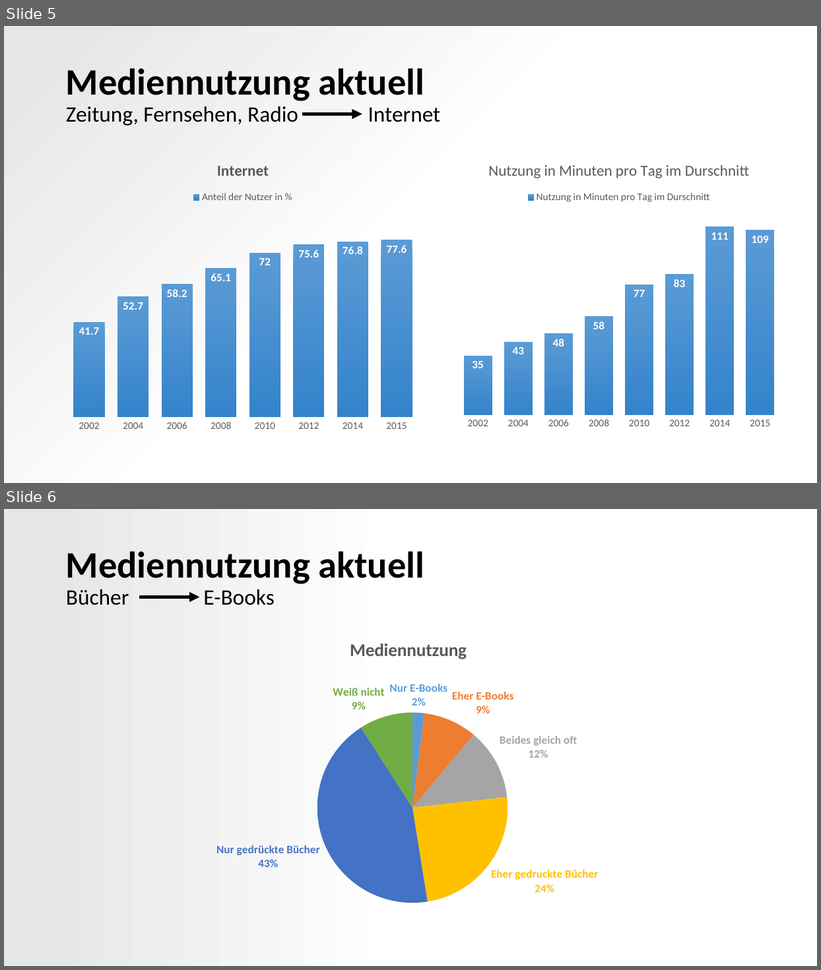
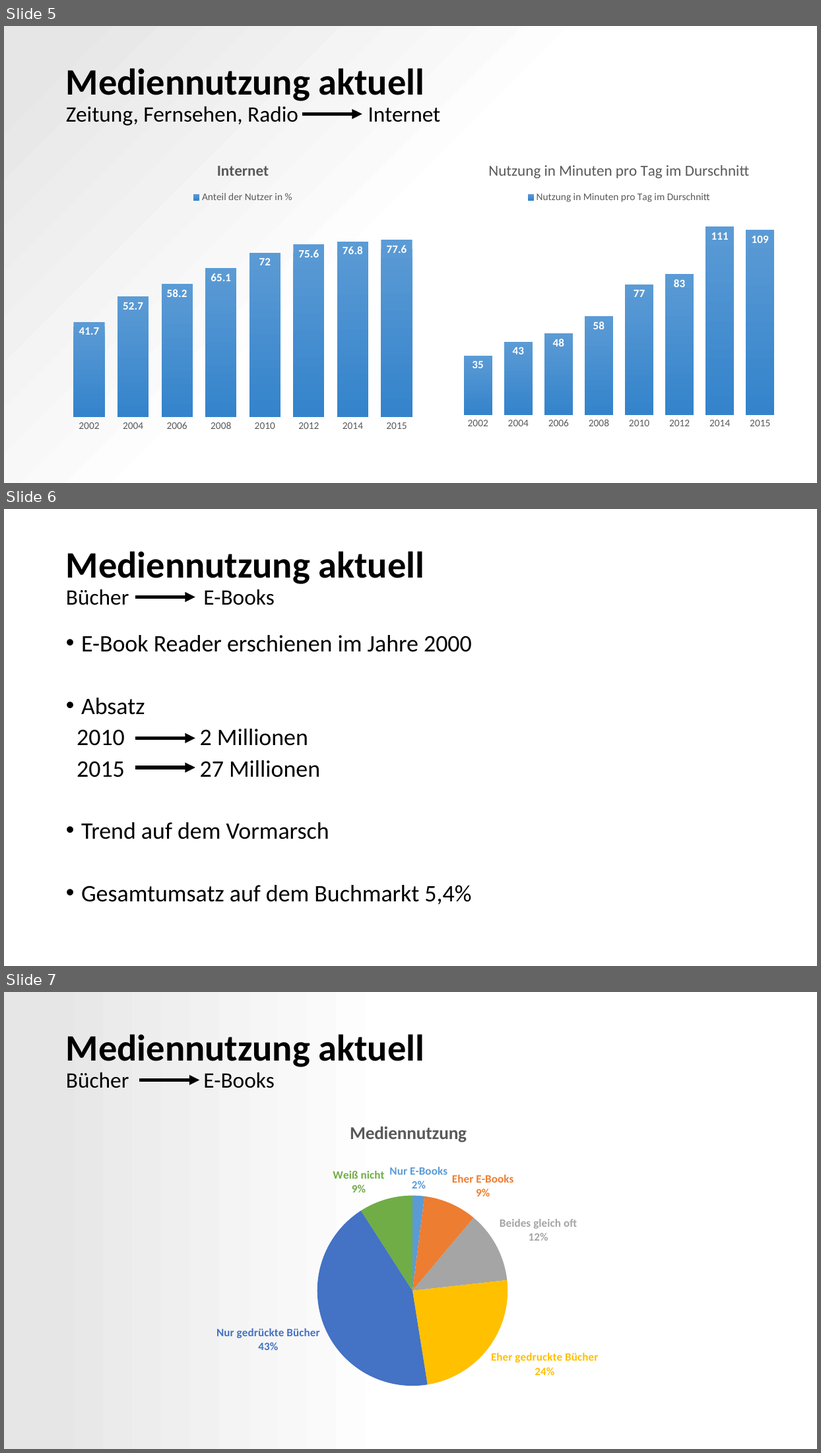
Before and after one commit to Seany1992/MuW, a slide deck: Medienwandel im 21.pptx. Shown one above the other, each under a label of ours: slides 5 and 6 before the commit, slides 5, 6 and 7 after it. The pictures are 821x970 and 821x1453 pixels, drawn with LibreOffice and Linux fonts; fonts in the diff are those of the drawing. Boxes give left, top, right and bottom in pixels: in the first picture for what was removed or moved away, otherwise in the second. Text is boxed around its words. In the diff, an @@ line names an element or a change of style, - is before the commit and + after.

```diff
--- a/Medienwandel im 21.pptx
+++ b/Medienwandel im 21.pptx
@@ slide 6 added at box(4, 509, 817, 966), background #FFFFFF @@
@@ title added at box(66, 551, 425, 605), 44 pt, text #000000, bold @@
+Mediennutzung aktuell
+Bücher E-Books
@@ arrow added from (135, 597) to (195, 597), #000000 4 pt @@
@@ text added at box(77, 635, 472, 905), 28 pt, text #000000 @@
+• E-Book Reader erschienen im Jahre 2000
+• Absatz
+2010 2 Millionen
+2015 27 Millionen
+• Trend auf dem Vormarsch
+• Gesamtumsatz auf dem Buchmarkt 5,4%
@@ arrow added from (135, 739) to (195, 739), #000000 4 pt @@
@@ arrow added from (135, 768) to (195, 768), #000000 4 pt @@
@@ what was slide 6 is now slide 7 @@
```
Also in this commit, not shown: 1 slide changed, 2 other slides added, 3 other files.
